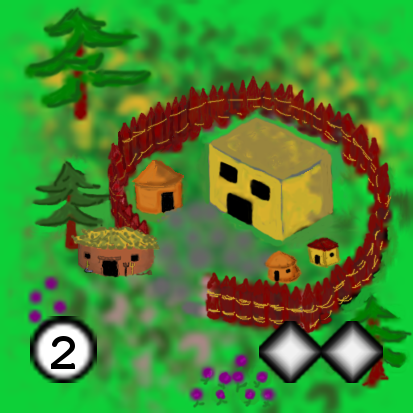
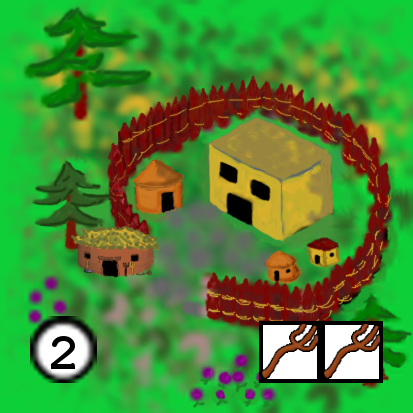
Before/after of a w=413, h=413 layered artwork. What changed in the layer stack:
added layer "Copia de Icono T1 Leva.png" above "Icono T1 Leva.png" over <box>259,321,321,383</box>
added layer "Icono T1 Leva.png" above "Copia de Icono Guardian.png" over <box>321,321,383,383</box>
